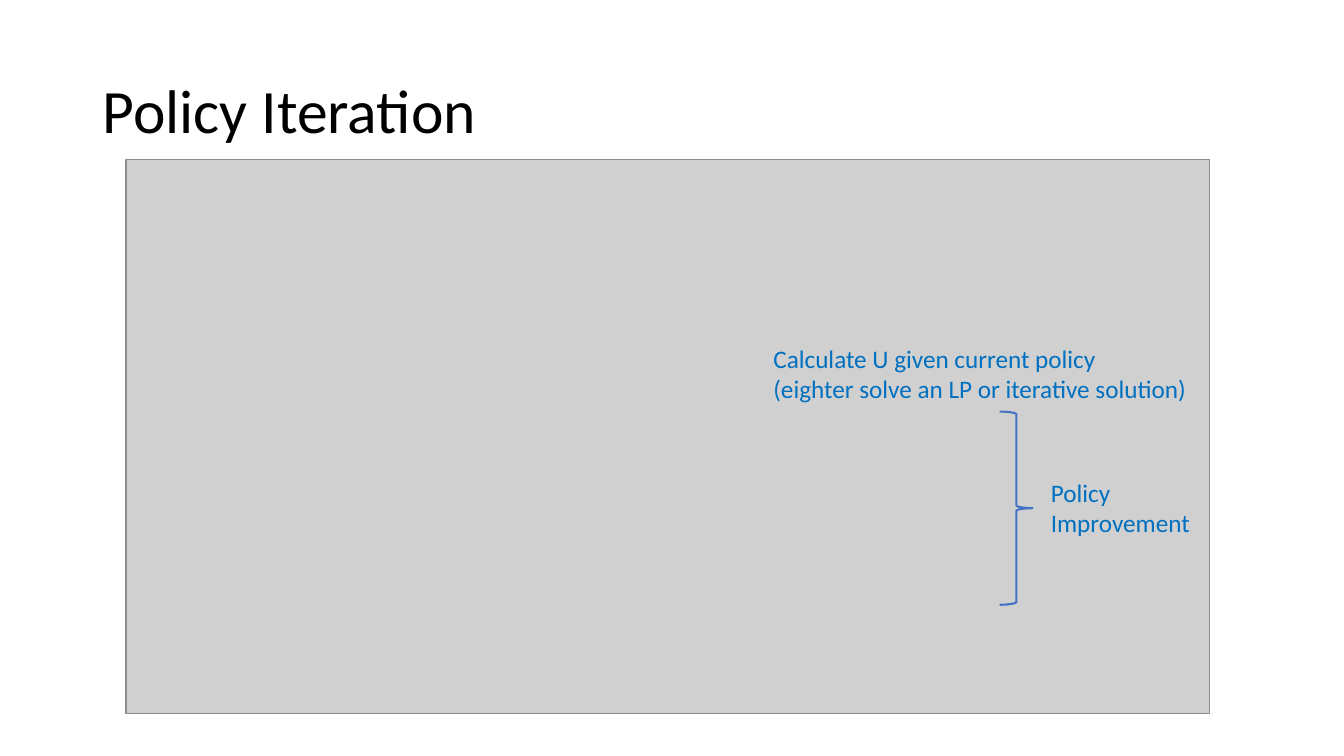
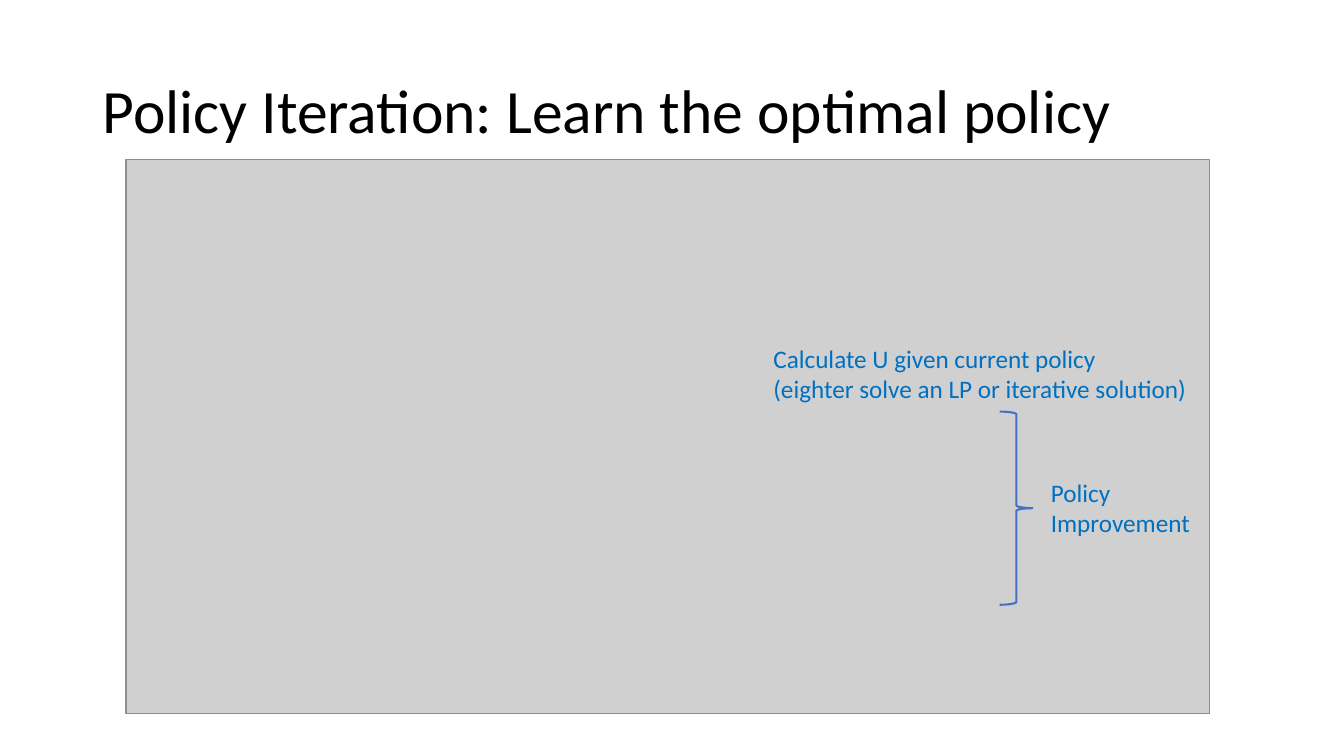
Before and after one commit to mhahsler/CS7320-AI, a slide deck: slide 8 of slides/22_Reinforcement_Learning.pptx. Drawn at 1344x756 pixels with LibreOffice and Linux fonts; fonts in the diff are those of the drawing; grey boxes stand for pictures. Boxes give left, top, right and bottom in pixels: in the first picture for what was removed or moved away, otherwise in the second. Text is boxed around its words. In the diff, an @@ line names an element or a change of style, - is before the commit and + after.

```diff
--- a/slides/22_Reinforcement_Learning.pptx
+++ b/slides/22_Reinforcement_Learning.pptx
@@ title at bbox=[102, 90, 1110, 143]: text changed @@
-Policy Iteration
+Policy Iteration: Learn the optimal policy
```
Also in this commit, not shown: 8 other slides changed, 1 other file.
